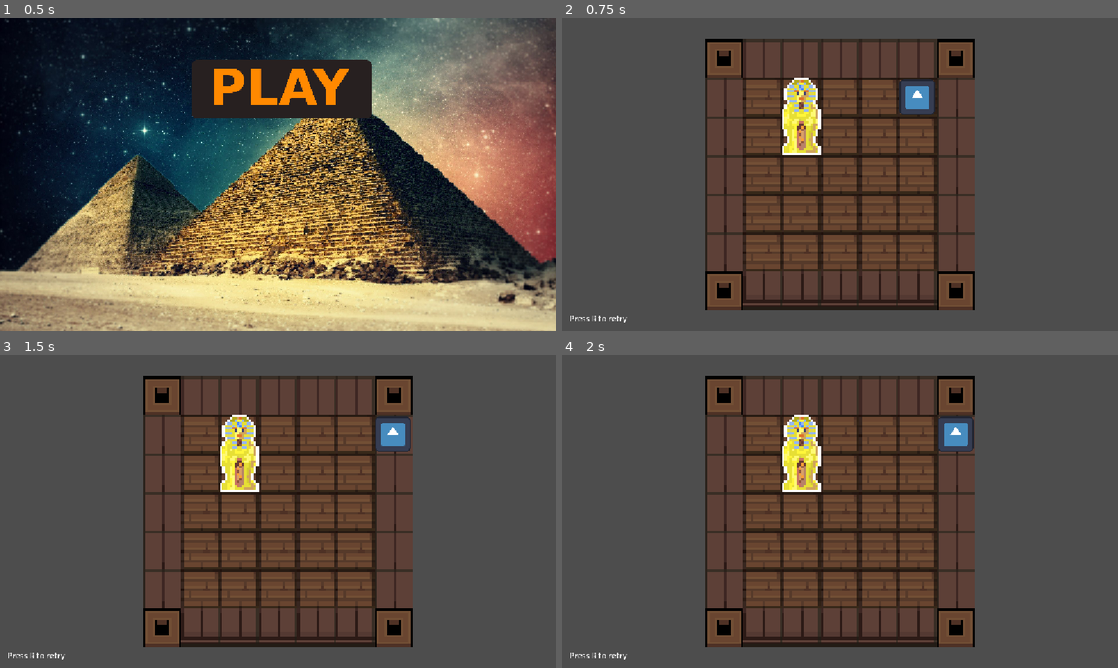
Above: before the commit, frames 1-4 (two rows, left to right).
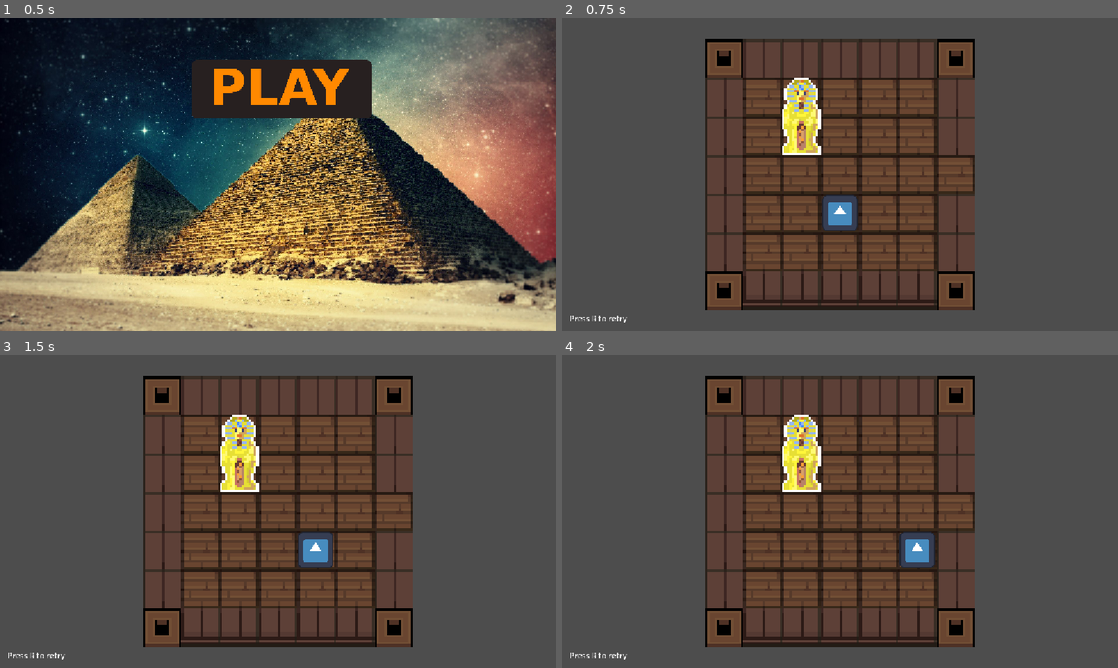
Above: after the commit, the same moments.

Repository: Hugtand2/DDUge-1
Game: Godot game, scene res://Scenes/main.tscn
The game is run twice, just before and just after one commit, with the same random seed, the same clock (stepped at 60 frames per second) and the same inputs. The engine's default icon, where the game draws it, is replaced by a stand-in: a white triangle on a blue panel in a dark square.
Inputs (mouse positions are in pixels of both pictures, inside the frame that each line leads up to):
- Up to frame 1 (0.5 s): no input
- Up to frame 2 (0.75 s): click (845, 89) at 0.5 s
- Up to frame 3 (1.5 s): tap R at 1.25 s; hold Right (ui_right) from 1.28 s (still down); hold R from 1.28 s (still down)
- Up to frame 4 (2 s): keep holding Right (ui_right); keep holding R

Frame 1 is identical in both runs. In frame 2, 1.6% of the frame differs, in the area x 46-75%, y 19-68%; in frame 3, 1.5%; in frame 4, 1.6%.

Commit message:
Made push function

Diff:
--- a/Catacomb-Catastrophe/Scenes/LevelOne.tscn
+++ b/Catacomb-Catastrophe/Scenes/LevelOne.tscn
@@ -1,25 +1,11 @@
 [gd_scene format=4 uid="uid://dgsadhp1rx5e6"]
 
+[ext_resource type="Script" uid="uid://c44ta4tmgcvs6" path="res://Scripts/level_one.gd" id="1_080ts"]
 [ext_resource type="Texture2D" uid="uid://d2gsjy31832nd" path="res://Resources/Floors&More/Wall.png" id="2_6b1hk"]
 [ext_resource type="Texture2D" uid="uid://b05f3vra0jdos" path="res://Resources/Floors&More/Floor.png" id="2_6ha17"]
 [ext_resource type="PackedScene" uid="uid://deqsm08qqq4sc" path="res://Scenes/Player.tscn" id="3_6b1hk"]
 [ext_resource type="PackedScene" uid="uid://bamc3cfxt4rls" path="res://Scenes/UI.tscn" id="5_080ts"]
 [ext_resource type="PackedScene" uid="uid://bl8iflvkpl17r" path="res://Scenes/static_body_2d.tscn" id="5_t5ss4"]
-
-[sub_resource type="GDScript" id="GDScript_tocei"]
-script/source = "extends Node2D
-
-
-# Called when the node enters the scene tree for the first time.
-func _ready() -> void:
-	MusicPlayer.play_custom_track(\"res://Music/Ape Escape 2 ( Panic Pyramid ) Soundtrack  OST.mp3\")
-	pass # Replace with function body.
-
-
-# Called every frame. 'delta' is the elapsed time since the previous frame.
-func _process(delta: float) -> void:
-	pass
-"
 
 [sub_resource type="TileSetAtlasSource" id="TileSetAtlasSource_6b1hk"]
 texture = ExtResource("2_6ha17")
@@ -222,22 +208,21 @@
 sources/0 = SubResource("TileSetAtlasSource_tocei")
 
 [node name="LevelOne" type="Node2D" unique_id=673032643]
-script = SubResource("GDScript_tocei")
+script = ExtResource("1_080ts")
 
 [node name="FloorTileMapLayer" type="TileMapLayer" parent="." unique_id=110184097]
-tile_map_data = PackedByteArray("AAAAAAAAAAAAAAAAAAAAAAEAAAA …(336 unchanged characters)… AAAAAAAAEAAMAAAAAAAAAAAAEAAQAAAAAAAAAAAA=")
+tile_map_data = PackedByteArray("AAAAAAAAAAAAAAAAAAAAAAEAAAA …(336 unchanged characters)… AAAAAAAAEAAMAAAAAAAAAAAAEAAQAAAAAAAAAAAAFAAIAAAAAAAAAAAA=")
 tile_set = SubResource("TileSet_21xkr")
 
 [node name="WallsTileMapLayer" type="TileMapLayer" parent="." unique_id=1748003041]
-tile_map_data = PackedByteArray("AAD//wUAAAAAAAAAAAAFAAUAAAA …(195 unchanged characters)… MAAAAFAAAAAAAAAAMAAAAFAAEAAAAAAAMAAAAFAAIAAAAAAAMAAAAFAAMAAAAAAAMAAAAFAAQAAAAAAAMAAAAAAP//AAABAA …(72 unchanged characters)…
+tile_map_data = PackedByteArray("AAD//wUAAAAAAAAAAAAFAAUAAAA …(195 unchanged characters)… MAAAAFAAAAAAAAAAMAAAAFAAEAAAAAAAMAAAAFAAMAAAAAAAMAAAAFAAQAAAAAAAMAAAAAAP//AAABAA …(72 unchanged characters)…
 tile_set = SubResource("TileSet_yyq1l")
 
 [node name="CharacterBody2D" parent="." unique_id=822320731 instance=ExtResource("3_6b1hk")]
-position = Vector2(72, 8)
+position = Vector2(40, 56)
 
 [node name="Sarcophagus" parent="." unique_id=1514378569 instance=ExtResource("5_t5ss4")]
 position = Vector2(24, 16)
-pushable = true
 maxPushes = 1
 
 [node name="Camera2D" type="Camera2D" parent="." unique_id=1847131771]
--- a/Catacomb-Catastrophe/Scenes/Player.tscn
+++ b/Catacomb-Catastrophe/Scenes/Player.tscn
@@ -8,7 +8,7 @@
 
 [node name="CharacterBody2D" type="CharacterBody2D" unique_id=822320731]
 collision_layer = 4
-collision_mask = 2
+collision_mask = 3
 script = ExtResource("1_kpjcp")
 
 [node name="Sprite2D" type="Sprite2D" parent="." unique_id=851114173]
@@ -22,27 +22,27 @@
 [node name="up" type="RayCast2D" parent="." unique_id=1167485089]
 position = Vector2(0, -8)
 target_position = Vector2(0, -8)
-collision_mask = 2
+collision_mask = 3
 hit_from_inside = true
 collide_with_areas = true
 
 [node name="down" type="RayCast2D" parent="." unique_id=1164764531]
 position = Vector2(0, 8)
 target_position = Vector2(0, 8)
-collision_mask = 2
+collision_mask = 3
 hit_from_inside = true
 collide_with_areas = true
 
 [node name="left" type="RayCast2D" parent="." unique_id=125480342]
 position = Vector2(-8, 0)
 target_position = Vector2(-8, 0)
-collision_mask = 2
+collision_mask = 3
 hit_from_inside = true
 collide_with_areas = true
 
 [node name="right" type="RayCast2D" parent="." unique_id=1415371034]
 position = Vector2(8, 0)
 target_position = Vector2(8, 0)
-collision_mask = 2
+collision_mask = 3
 hit_from_inside = true
 collide_with_areas = true
--- a/Catacomb-Catastrophe/Scenes/static_body_2d.tscn
+++ b/Catacomb-Catastrophe/Scenes/static_body_2d.tscn
@@ -7,6 +7,7 @@
 size = Vector2(16, 32)
 
 [node name="Sarcophagus" type="StaticBody2D" unique_id=1514378569]
+collision_mask = 4
 script = ExtResource("1_ypqmy")
 
 [node name="Sprite2D" type="Sprite2D" parent="." unique_id=332572058]
@@ -15,6 +16,14 @@
 [node name="CollisionShape2D" type="CollisionShape2D" parent="." unique_id=1433133027]
 shape = SubResource("RectangleShape2D_qnpof")
 
-[node name="RayCast2D" type="RayCast2D" parent="." unique_id=237256011]
+[node name="Raycasts" type="Node2D" parent="." unique_id=529731304]
 position = Vector2(0, 8)
+
+[node name="RayCast2DLower" type="RayCast2D" parent="Raycasts" unique_id=237256011]
 target_position = Vector2(0, 8)
+collision_mask = 3
+
+[node name="RayCast2DUpper" type="RayCast2D" parent="Raycasts" unique_id=899496084]
+position = Vector2(0, -16)
+target_position = Vector2(0, 8)
+collision_mask = 3
--- a/Catacomb-Catastrophe/Scripts/character_body_2d.gd
+++ b/Catacomb-Catastrophe/Scripts/character_body_2d.gd
@@ -6,14 +6,22 @@
 
 func _physics_process(delta: float) -> void:
 	if !sprite_node_pos_tween or !sprite_node_pos_tween.is_running():
-		if Input.is_action_pressed("ui_up") and !$up.is_colliding():
-			_move(Vector2(0, -1))
-		elif Input.is_action_pressed("ui_down") and !$down.is_colliding():
-			_move(Vector2(0, 1))
-		elif Input.is_action_pressed("ui_left") and !$left.is_colliding():
-			_move(Vector2(-1, 0))
-		elif Input.is_action_pressed("ui_right") and !$right.is_colliding():
-			_move(Vector2(1, 0))
+		if Input.is_action_pressed("ui_up"):
+			_try_move(Vector2(0, -1), $up)
+		elif Input.is_action_pressed("ui_down"):
+			_try_move(Vector2(0, 1), $down)
+		elif Input.is_action_pressed("ui_left"):
+			_try_move(Vector2(-1, 0), $left)
+		elif Input.is_action_pressed("ui_right"):
+			_try_move(Vector2(1, 0), $right)
+
+func _try_move (dir: Vector2, raycast: RayCast2D) -> void:
+	if raycast.is_colliding():
+		var collider = raycast.get_collider()
+		if collider and collider.has_method("push_block"):
+			collider.push_block(dir)
+		return
+	_move(dir)
 
 func _move(dir: Vector2):
 	global_position += dir * tile_size
--- a/Catacomb-Catastrophe/Scripts/static_body_2d.gd
+++ b/Catacomb-Catastrophe/Scripts/static_body_2d.gd
@@ -3,32 +3,39 @@
 const tile_size: Vector2 = Vector2(16, 16)
 
 var is_rotated: bool = false
+var is_moving: bool = false
 
-@export var pushable := false
+@export var pushable := true
 @export var maxPushes := -1
 @export var dimentions: Vector2i
 
-@onready var ray_cast_2d: RayCast2D = $RayCast2D
-
-var currentPushCount = 0
+@onready var ray_cast_2d_lower: RayCast2D = $Raycasts/RayCast2DLower
+@onready var ray_cast_2d_upper: RayCast2D = $Raycasts/RayCast2DUpper
 
 func _ready() -> void:
-	ray_cast_2d.enabled = pushable
+	ray_cast_2d_lower.enabled = pushable
+	ray_cast_2d_upper.enabled = pushable
 
 func push_block(dir: Vector2):
-	ray_cast_2d.target_position = dir * tile_size
-	ray_cast_2d.force_raycast_update()
+	if is_moving or not pushable:
+		return
 
+	ray_cast_2d_lower.target_position = dir * tile_size
+	ray_cast_2d_upper.target_position = dir * tile_size
 
-	if not pushable or ray_cast_2d.is_colliding() or currentPushCount == maxPushes: return
+	ray_cast_2d_lower.force_raycast_update()
+	ray_cast_2d_upper.force_raycast_update()
+
+	if not pushable or ray_cast_2d_lower.is_colliding() or ray_cast_2d_upper.is_colliding():
+		return
 
 	_move_animation(global_position + dir * tile_size)
 
-	currentPushCount += 1
-
 func _move_animation(targetPosition):
+	is_moving = true
 	var tween = get_tree().create_tween()
 	tween.tween_property(self,"global_position", targetPosition, 0.185).set_trans(Tween.TRANS_SINE)
+	tween.finished.connect(func(): is_moving = false)
 
 func do_rotation() -> void:
 	is_rotated = !is_rotated
--- a/Catacomb-Catastrophe/project.godot
+++ b/Catacomb-Catastrophe/project.godot
@@ -10,7 +10,7 @@
 
 [application]
 
-config/name="First-Game"
+config/name="Catacomb Catastrophe"
 run/main_scene="res://Scenes/main.tscn"
 config/features=PackedStringArray("4.7", "Forward Plus")
 
